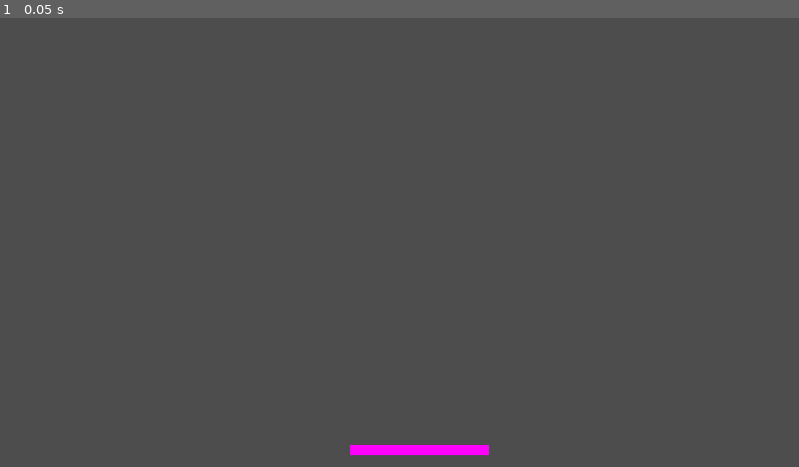
Above: before the commit, frame 1.
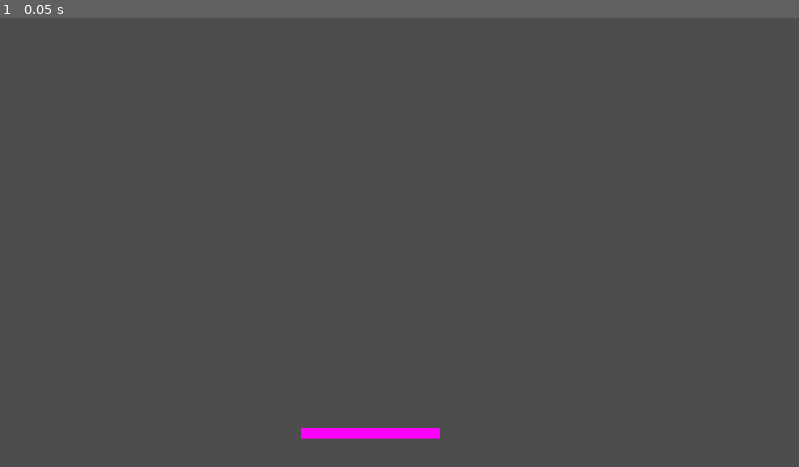
Above: after the commit, the same moment.

Repository: PontusEkstrom02/PingPang
Game: Godot game, scene res://player.tscn
Two runs of this game, one before a commit and one after it. Both use one fixed random seed, a clock stepped at 60 frames per second and the inputs below.
Inputs:
- Up to frame 1 (0.05 s): no input

The runs differ from the first frame. In frame 1, 0.8% of the frame differs, in the area x 37-62%, y 91-98%.

Commit message:
PlayerMovement Script created

Diff:
--- a/player.tscn
+++ b/player.tscn
@@ -7,7 +7,7 @@
 size = Vector2(200, 16)
 
 [node name="Player" type="Area2D"]
-position = Vector2(604, 624)
+position = Vector2(533, 600)
 metadata/_edit_group_ = true
 
 [node name="Sprite2D" type="Sprite2D" parent="."]
--- /dev/null
+++ b/playerMovement.gd
@@ -0,0 +1,11 @@
+extends Node
+
+
+# Called when the node enters the scene tree for the first time.
+func _ready():
+	pass # Replace with function body.
+
+
+# Called every frame. 'delta' is the elapsed time since the previous frame.
+func _process(delta):
+	pass
